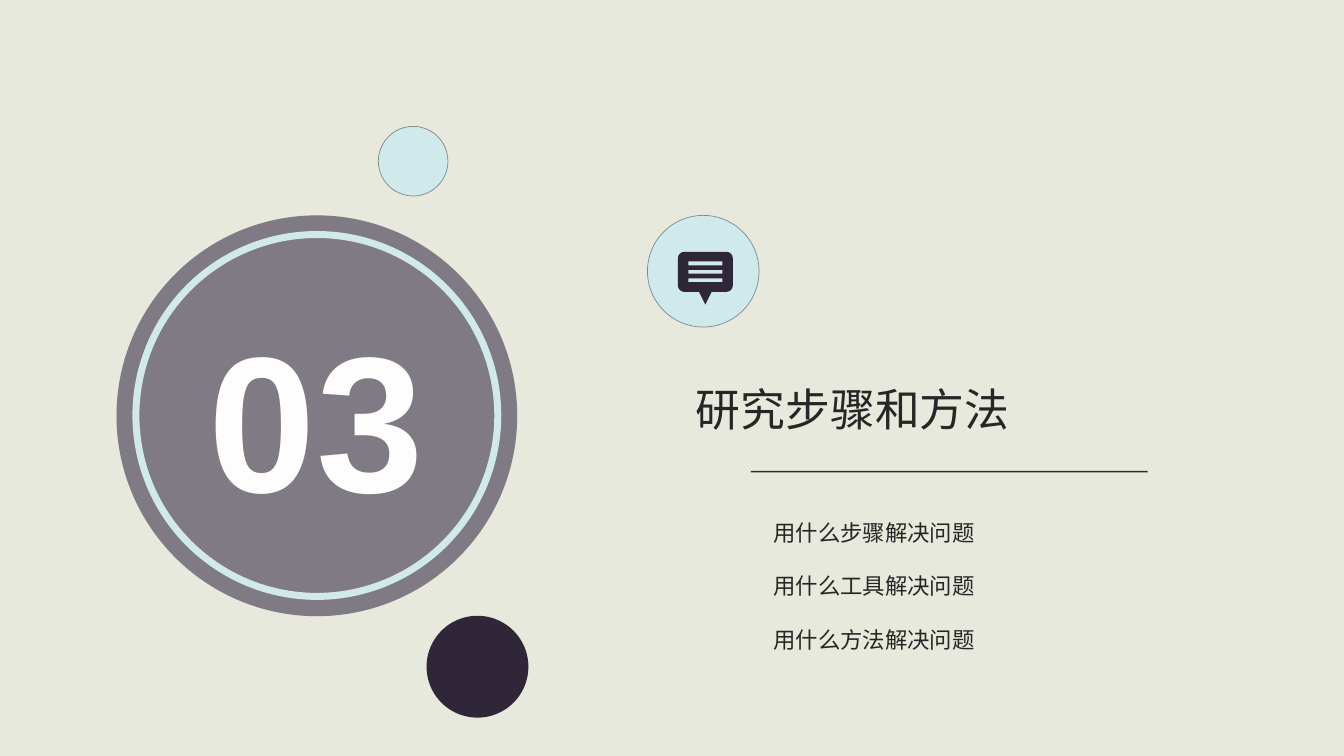
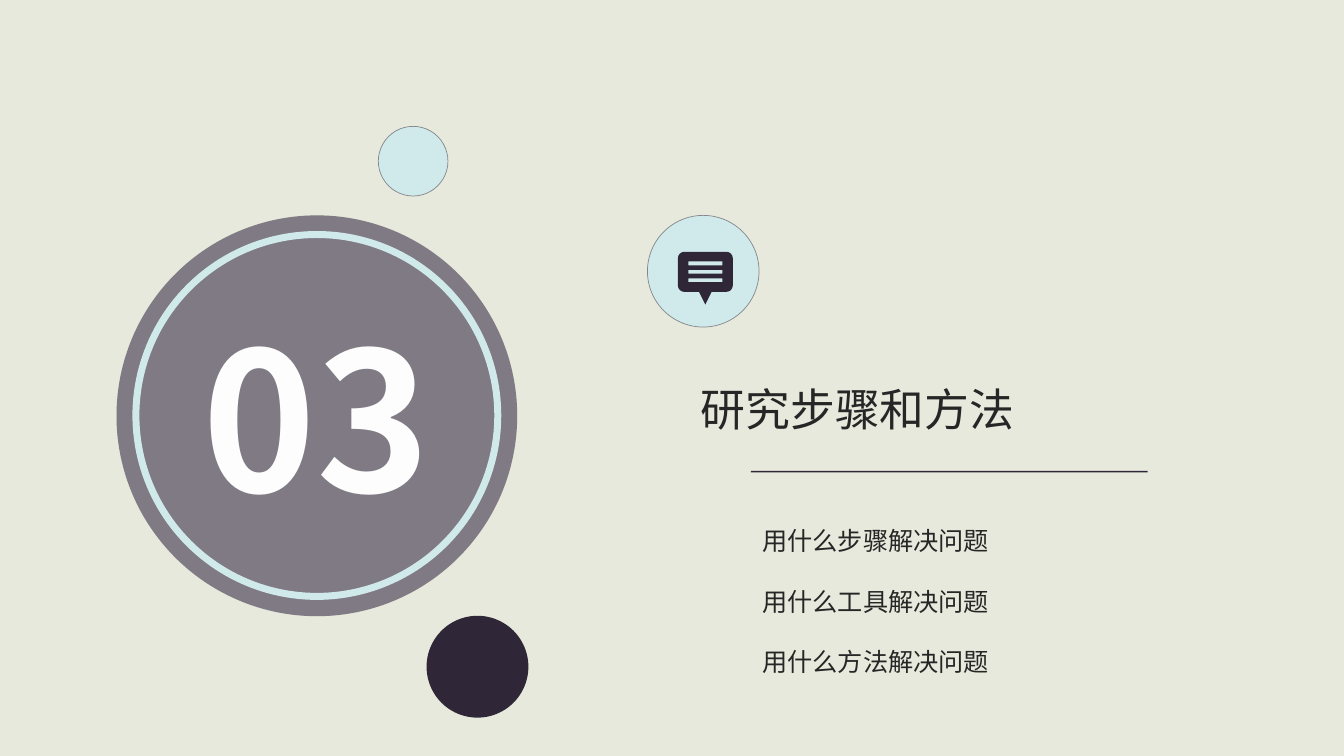
Before and after one commit to starxgit/YZEducation, a slide deck: slide 10 of ready/云智教育APP的设计与实现开题报告.ppt. Drawn at 1344x756 pixels with LibreOffice and Linux fonts; fonts in the diff are those of the drawing; grey boxes stand for pictures. Boxes give left, top, right and bottom in pixels: in the first picture for what was removed or moved away, otherwise in the second. Text is boxed around its words. In the diff, an @@ line names an element or a change of style, - is before the commit and + after.

```diff
--- a/ready/云智教育APP的设计与实现开题报告.ppt
+++ b/ready/云智教育APP的设计与实现开题报告.ppt
@@ text "03" at [203, 346, 431, 495]: font Arial to Noto Sans CJK SC @@
@@ text "研究步骤和方法" at [701, 388, 1015, 430]: font Arial to Noto Sans CJK SC @@
@@ text "用什么步骤解决问题": place and size @@
-text "用什么步骤解决问题" at [774, 522, 975, 650]
+text "用什么步骤解决问题" at [762, 529, 989, 673]
@@ text "用什么步骤解决问题" at [762, 529, 989, 673]: size 16 to 18 pt, font Arial to Noto Sans CJK SC @@
```
Also in this commit, not shown: 15 other slides changed, 1 other file.
